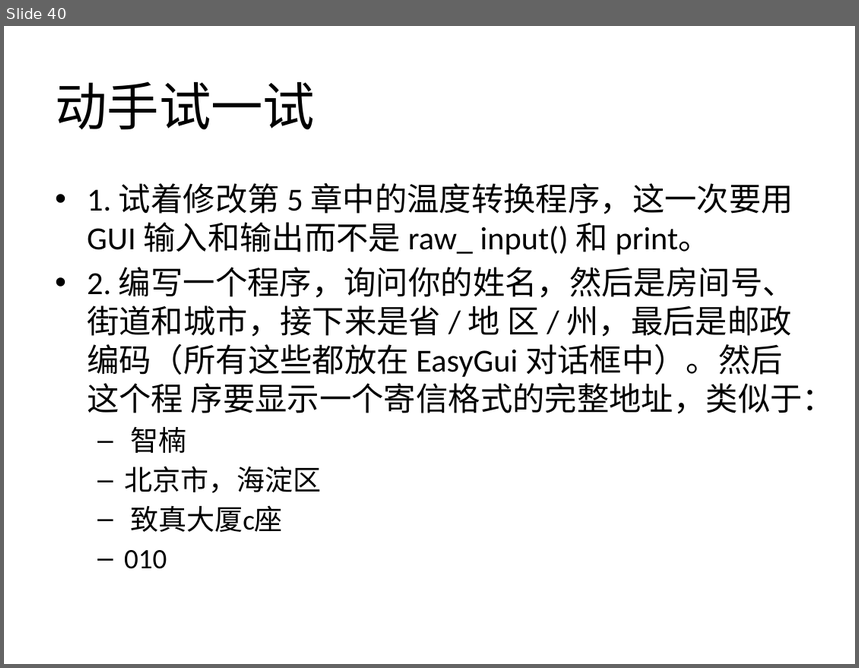
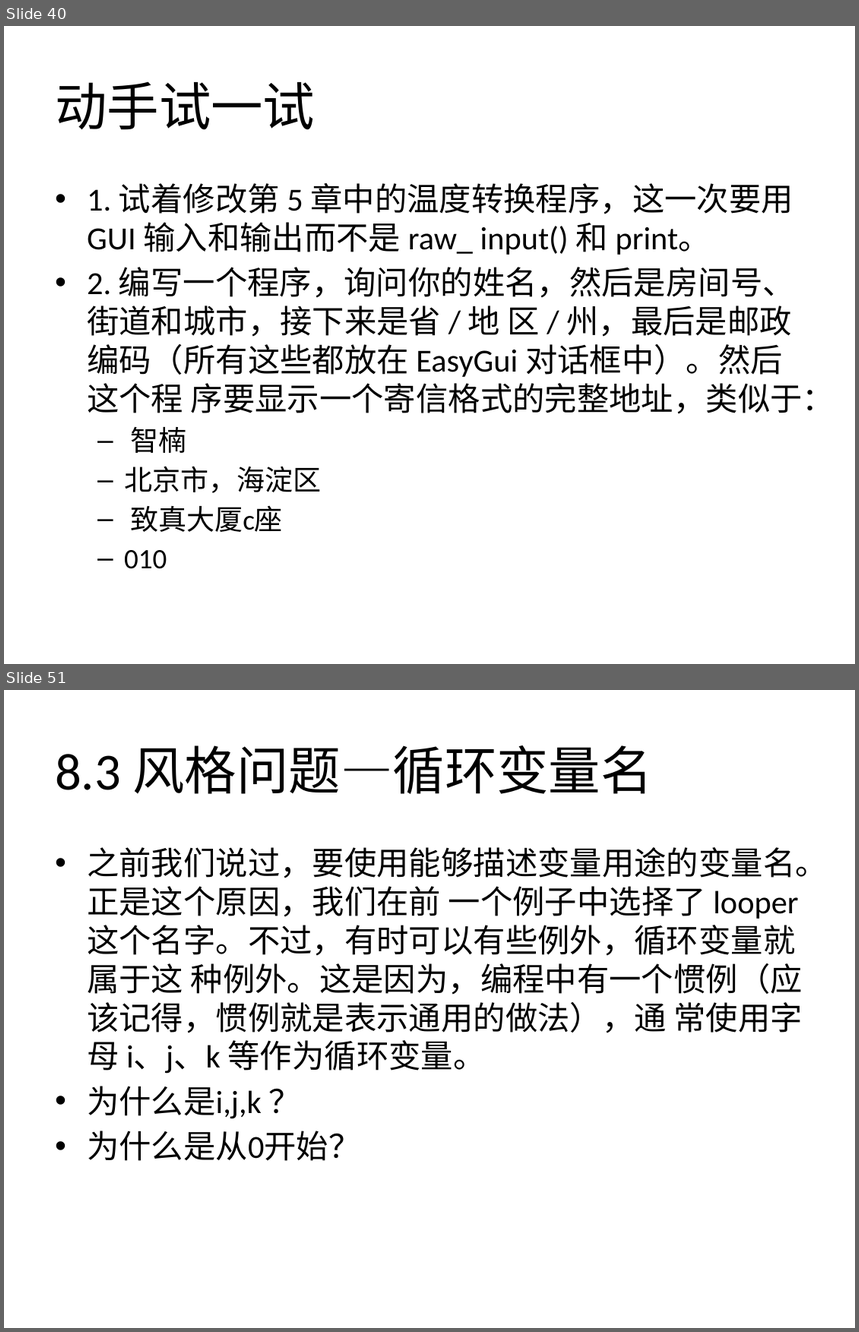
Before and after one commit to zhinan18/Python3, a slide deck: readme/Python3.pptx. Shown one above the other, each under a label of ours: slide 40 before the commit, slides 40 and 51 after it; the slides between them are not shown. The pictures are 859x668 and 859x1332 pixels, drawn with LibreOffice and Linux fonts; fonts in the diff are those of the drawing. Boxes give left, top, right and bottom in pixels: in the first picture for what was removed or moved away, otherwise in the second. Text is boxed around its words. In the diff, an @@ line names an element or a change of style, - is before the commit and + after.

```diff
--- a/readme/Python3.pptx
+++ b/readme/Python3.pptx
@@ slide 51 added at box(4, 690, 855, 1328), background #FFFFFF @@
@@ title added at box(55, 745, 652, 794), 44 pt, text #000000 @@
+8.3 风格问题—循环变量名
@@ text added at box(87, 847, 828, 1161), 27.2 pt, text #000000 @@
+• 之前我们说过，要使用能够描述变量用途的变量名。正是这个原因，我们在前 一个例子中选择了 looper 这个名字。不过，有时可以有些例外，循环变量就属于这 种例外。这是因为，编程中有一个惯例（应该记得，惯例就是表示通用的做法），通 常使用字母 i、j、k 等作为循环变量。
+• 为什么是i,j,k ？
+• 为什么是从0开始？
```
Also in this commit, not shown: 20 other slides added, 15 other files.
